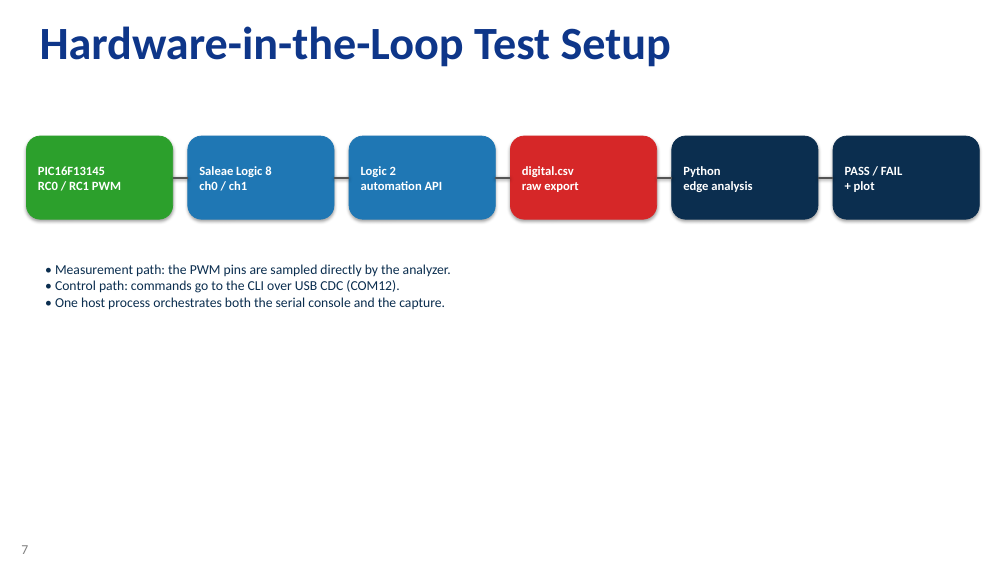
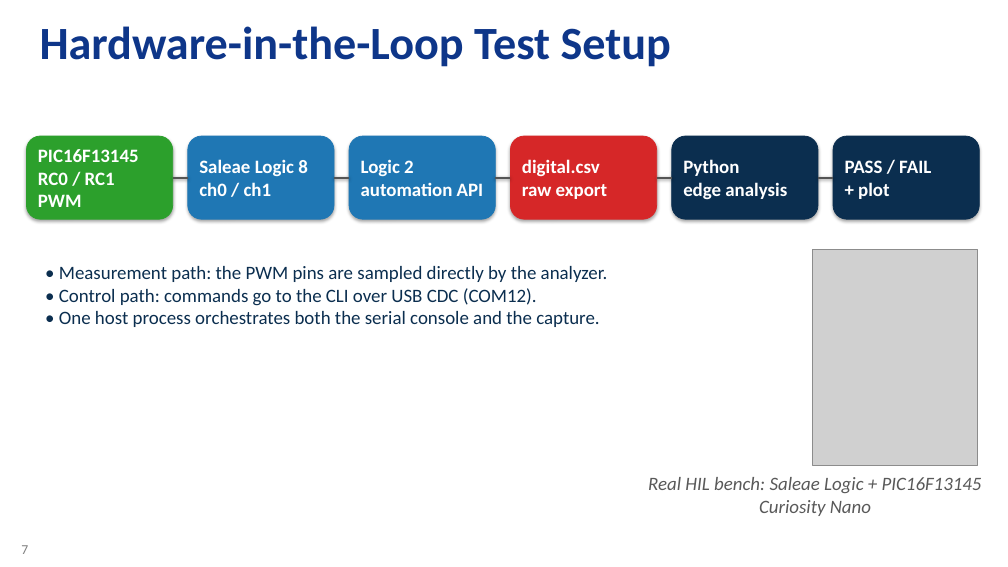
Before and after one commit to zabooh/Loop, a slide deck: slide 7 of loop_automation.pptx. Drawn at 1008x567 pixels with LibreOffice and Linux fonts; fonts in the diff are those of the drawing; grey boxes stand for pictures; background and template pictures are left out. Boxes give left, top, right and bottom in pixels: in the first picture for what was removed or moved away, otherwise in the second. Text is boxed around its words. In the diff, an @@ line names an element or a change of style, - is before the commit and + after.

```diff
--- a/loop_automation.pptx
+++ b/loop_automation.pptx
@@ size 12 to 18 pt in 6 elements at <box>26,136,172,219</box>, <box>188,136,333,219</box>, <box>349,136,495,219</box>, <box>510,136,656,219</box>, <box>671,136,817,219</box>, <box>833,136,979,219</box> @@
@@ text "• Measurement path: the PWM ..." at <box>59,266,608,327</box>: size 13 to 18 pt @@
@@ picture added at <box>813,250,978,465</box> @@
@@ text added at <box>648,477,982,516</box>, 18 pt, text #595959, italic @@
+Real HIL bench: Saleae Logic + PIC16F13145 Curiosity Nano
```
Also in this commit, not shown: 13 other slides changed, 5 slides added, 3 other files.
